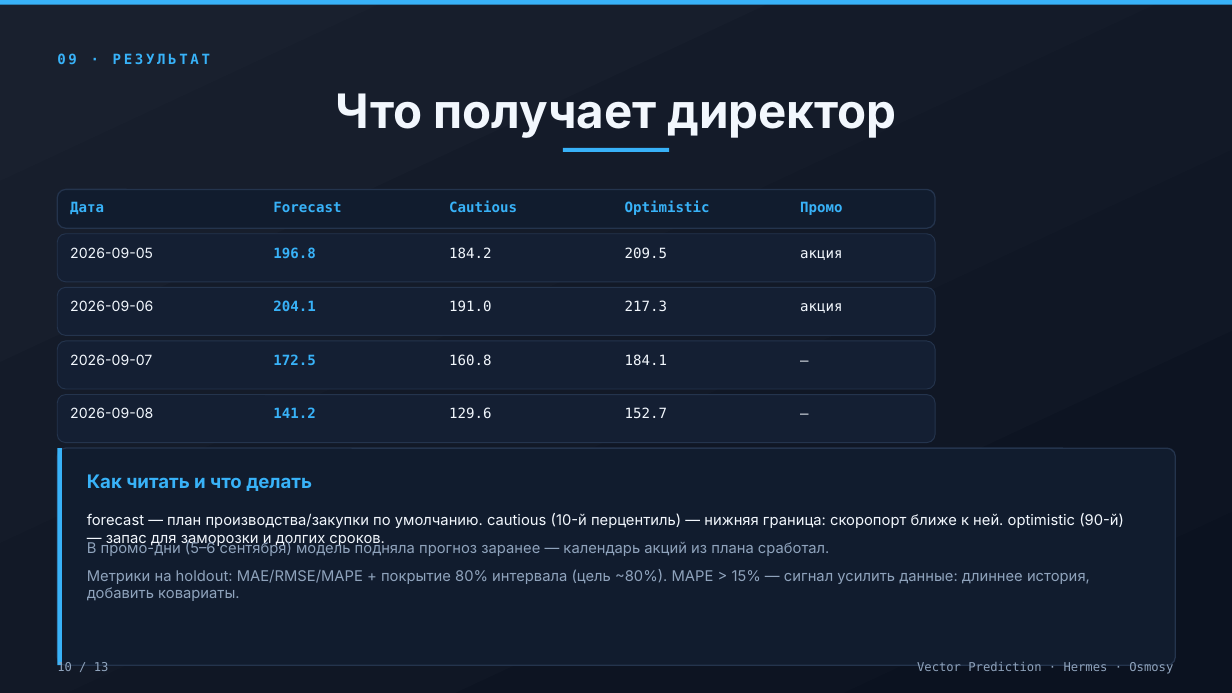
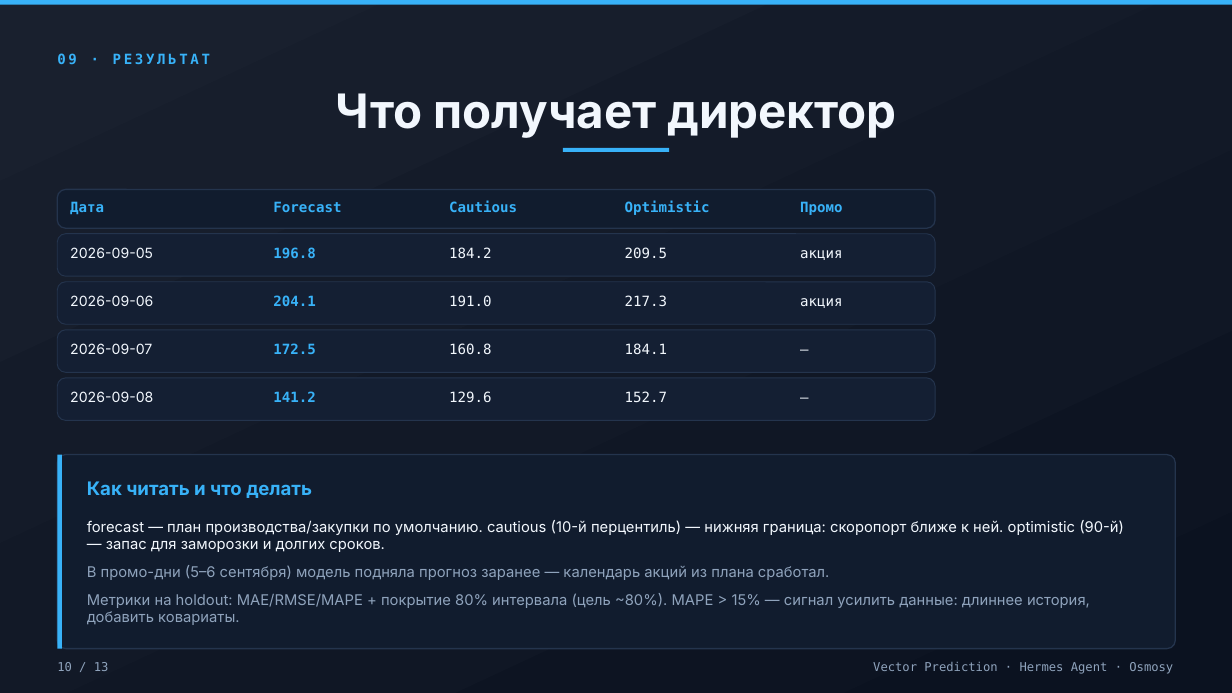
Before and after one commit to Osmosy/vector-prediction, a slide deck: slide 10 of docs/vector-prediction-obsidian-neon.pptx. Drawn at 1232x693 pixels with LibreOffice and Linux fonts; fonts in the diff are those of the drawing. Boxes give left, top, right and bottom in pixels: in the first picture for what was removed or moved away, otherwise in the second. Text is boxed around its words. In the diff, an @@ line names an element or a change of style, - is before the commit and + after.

```diff
--- a/docs/vector-prediction-obsidian-neon.pptx
+++ b/docs/vector-prediction-obsidian-neon.pptx
@@ rounded rectangle: place and size @@
-rounded rectangle at [57,234,935,282]
+rounded rectangle at [57,234,935,276]
@@ rounded rectangle: place and size @@
-rounded rectangle at [57,287,935,335]
+rounded rectangle at [57,282,935,324]
@@ 5 texts: place and size @@
-5 texts at [70,300,843,313]
+5 texts at [70,295,843,308]
@@ rounded rectangle: place and size @@
-rounded rectangle at [57,341,935,389]
+rounded rectangle at [57,330,935,372]
@@ 5 texts: place and size @@
-5 texts at [70,351,930,379]
+5 texts at [70,340,930,368]
@@ proportions changed in 5 elements at [57,234,935,276], [57,455,1176,649], [57,282,935,324], [57,330,935,372], [57,378,935,421] @@
@@ rounded rectangle: place and size @@
-rounded rectangle at [57,395,935,443]
+rounded rectangle at [57,378,935,421]
@@ 5 texts: place and size @@
-5 texts at [70,405,930,433]
+5 texts at [70,388,930,416]
@@ rounded rectangle: place and size @@
-rounded rectangle at [57,448,1176,665]
+rounded rectangle at [57,455,1176,649]
@@ rectangle: place and size @@
-rectangle at [57,448,62,665]
+rectangle at [57,455,62,649]
@@ text "Как читать и что делать": place and size @@
-text "Как читать и что делать" at [87,474,312,491]
+text "Как читать и что делать" at [87,481,312,498]
@@ text "forecast — план производства/закупки по ...": place and size @@
-text "forecast — план производства/закупки по ..." at [87,513,1124,547]
+text "forecast — план производства/закупки по ..." at [87,520,1124,552]
@@ text "В промо-дни (5–6 сентября) модель ...": place and size @@
-text "В промо-дни (5–6 сентября) модель ..." at [87,540,830,556]
+text "В промо-дни (5–6 сентября) модель ..." at [87,565,830,580]
@@ text "Метрики на holdout: MAE/RMSE/MAPE + ...": place and size @@
-text "Метрики на holdout: MAE/RMSE/MAPE + ..." at [87,569,1090,601]
+text "Метрики на holdout: MAE/RMSE/MAPE + ..." at [87,593,1090,625]
@@ text at [873,662,1173,674]: text changed @@
-Vector Prediction · Hermes · Osmosy
+Vector Prediction · Hermes Agent · Osmosy
```
Also in this commit, not shown: 10 other slides changed, 10 other files.
